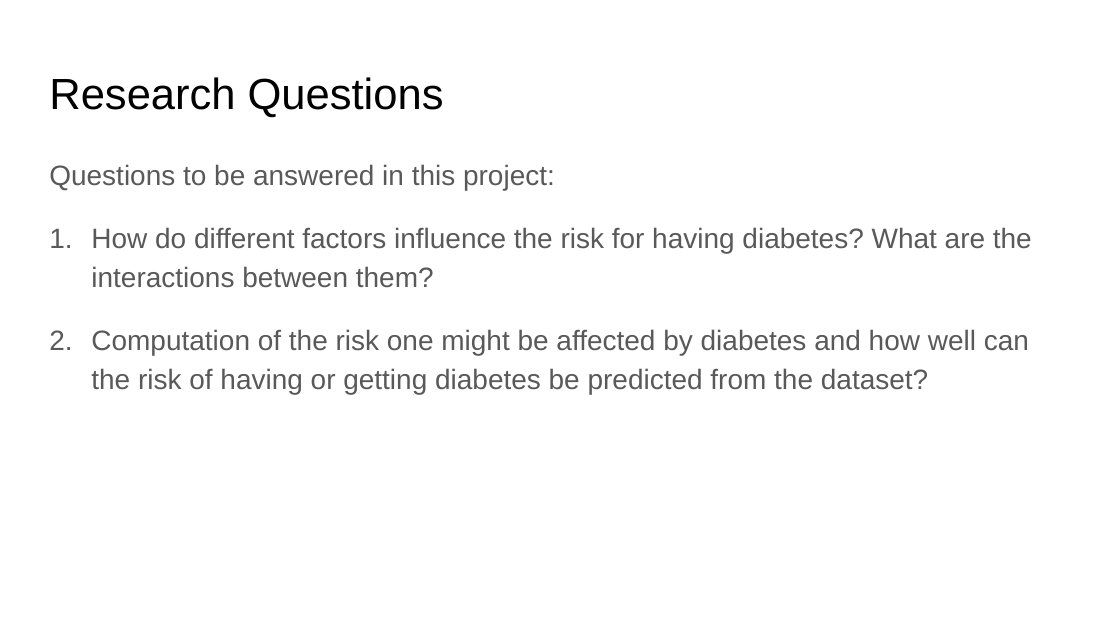
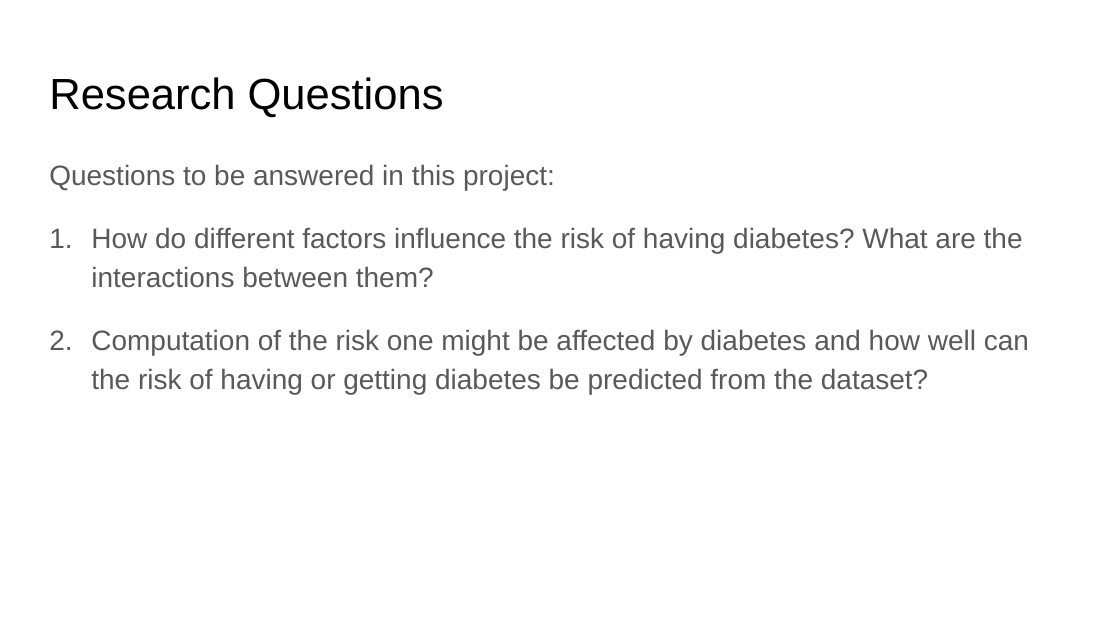
Before and after one commit to an-m-t/EDX-Final-Project-Week, a slide deck: slide 7 of Diabetes_Presentation.pptx. Drawn at 1120x630 pixels with LibreOffice and Linux fonts; fonts in the diff are those of the drawing. Boxes give left, top, right and bottom in pixels: in the first picture for what was removed or moved away, otherwise in the second. Text is boxed around its words. In the diff, an @@ line names an element or a change of style, - is before the commit and + after.

```diff
--- a/Diabetes_Presentation.pptx
+++ b/Diabetes_Presentation.pptx
@@ text at [91, 227, 1023, 288]: text changed @@
-1. How do different factors influence the risk for having diabetes? What are the interactions between them?
+1. How do different factors influence the risk of having diabetes? What are the interactions between them?
```
Also in this commit, not shown: 10 other slides changed.
